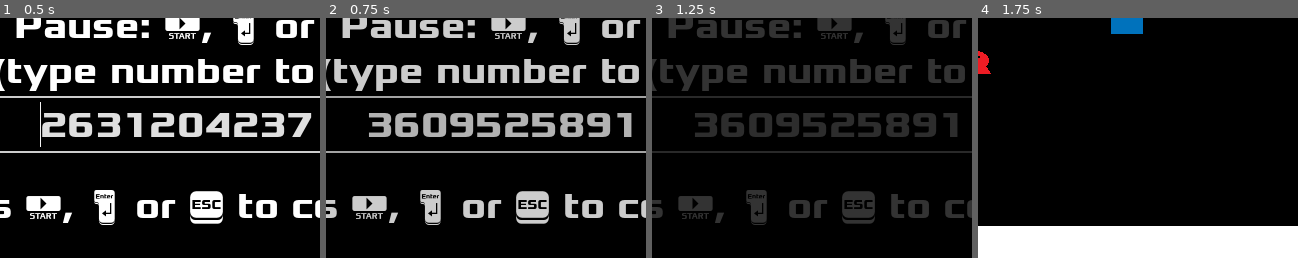
Above: before the commit, frames 1-4 (left to right).
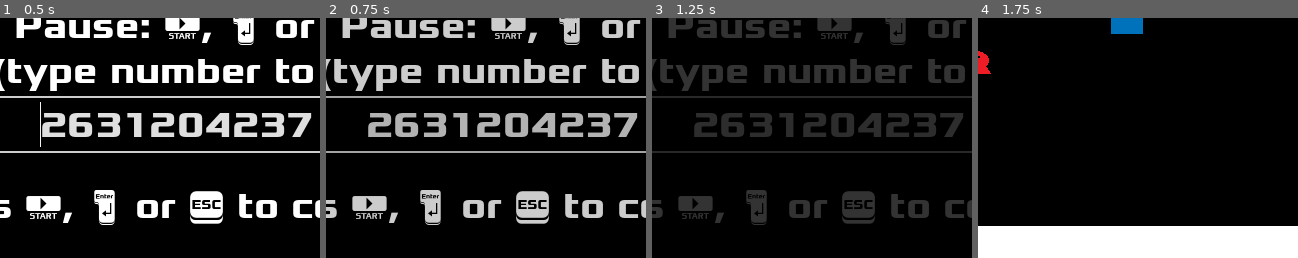
Above: after the commit, the same moments.

Repository: andOlga/game-off-2024
Game: Godot game, scene res://utilities/title_screen.tscn
Same seed, same stepped clock (60 frames per second), same inputs: the game is played once before the commit and once after it. This scene is started directly instead of the project's main scene.
Inputs:
- Up to frame 1 (0.5 s): no input
- Up to frame 2 (0.75 s): tap Enter (action_pause) at 0.5 s; hold Right (move_right) from 0.53 s (still down); tap Z (action_sword) at 0.6 s
- Up to frame 3 (1.25 s): keep holding Right (move_right)
- Up to frame 4 (1.75 s): release Right (move_right) at 1.28 s; hold Down (move_down) from 1.28 s (still down); tap Z (action_sword) at 1.35 s
The pictures show only the part of the screen within x 20-70%, y 50-100%; the shares and areas given below are measured in that part.

Frame 1 is identical in both runs. In frame 2, 2.6% of the frame differs, in the area x 13-98%, y 39-50%; in frame 3, 2.1%; in frame 4, nothing differs.

Commit message:
Do not hash numeric seeds

Diff:
--- a/utilities/title_screen.gd
+++ b/utilities/title_screen.gd
@@ -9,9 +9,13 @@
 	if not $SeedBox.has_focus():
 		$SeedBox.grab_focus()
 	if Input.is_action_just_pressed("action_pause") and not is_in_fade:
-		var new_seed : String = $SeedBox.text
+		var new_seed = $SeedBox.text
 		if new_seed.length() > 0:
-			RoomRng.rng.seed = hash(new_seed)
+			if new_seed.is_valid_int():
+				new_seed = int(new_seed)
+			else:
+				new_seed = hash(new_seed)
+			RoomRng.rng.seed = new_seed
 		$SeedBox.text = str(RoomRng.rng.seed)
 		is_in_fade = true
 		$FadeTimer.start()
